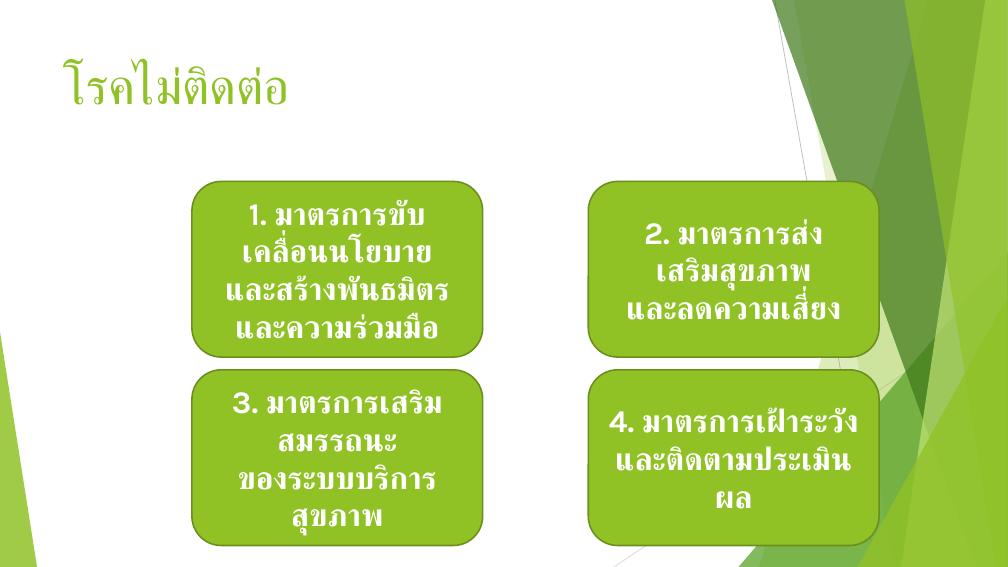
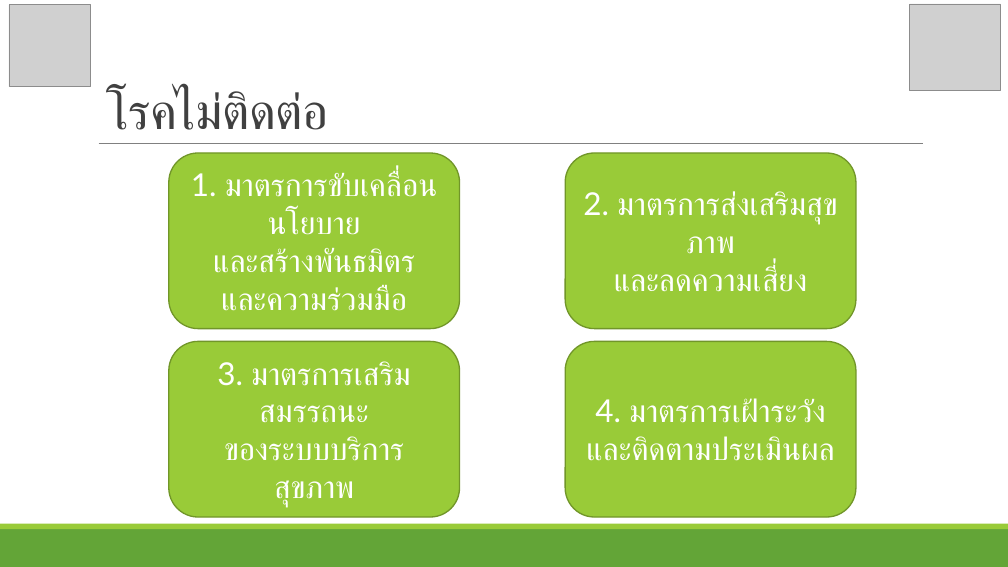
Before and after one commit to joblackpoc/Jobs_SSJ, a slide deck: slide 6 of สสจ.ชุมพร/Region11Policy.pptx. Drawn at 1008x567 pixels with LibreOffice and Linux fonts; fonts in the diff are those of the drawing; grey boxes stand for pictures. Boxes give left, top, right and bottom in pixels: in the first picture for what was removed or moved away, otherwise in the second. Text is boxed around its words. In the diff, an @@ line names an element or a change of style, - is before the commit and + after.

```diff
--- a/สสจ.ชุมพร/Region11Policy.pptx
+++ b/สสจ.ชุมพร/Region11Policy.pptx
@@ picture added at (9, 5, 91, 86) @@
@@ title "โรคไม่ติดต่อ": place and size @@
-title "โรคไม่ติดต่อ" at (64, 65, 290, 105)
+title "โรคไม่ติดต่อ" at (106, 90, 328, 130)
@@ title "โรคไม่ติดต่อ" at (106, 90, 328, 130): font Karla to Lato, text colour #90C226 to #404040, letter spacing 0 to -0.5 pt; line spacing 1 to 0.85; vertical alignment top to bottom @@
@@ picture added at (910, 4, 1000, 91) @@
@@ line added from (99, 144) to (923, 144), #808080 0.5 pt @@
@@ font Karla to Lato, bold off; fill #90C226 to #99CB38; outline #6B901C 1.5 pt to #719629 1.25 pt in 4 elements at (566, 342, 857, 517), (169, 342, 460, 517), (566, 153, 857, 328), (169, 153, 460, 328) @@
@@ rounded rectangle "1. มาตรการขับเคลื่อนนโยบาย": place and size @@
-rounded rectangle "1. มาตรการขับเคลื่อนนโยบาย" at (192, 181, 483, 357)
+rounded rectangle "1. มาตรการขับเคลื่อนนโยบาย" at (169, 153, 460, 328)
@@ rounded rectangle "2. มาตรการส่งเสริมสุขภาพ": place and size @@
-rounded rectangle "2. มาตรการส่งเสริมสุขภาพ" at (588, 181, 879, 357)
+rounded rectangle "2. มาตรการส่งเสริมสุขภาพ" at (566, 153, 857, 328)
@@ group removed at (0, 0, 1008, 567): 5 freeform shapes, 3 triangles, 2 lines @@
@@ rounded rectangle "3. มาตรการเสริมสมรรถนะ": place and size @@
-rounded rectangle "3. มาตรการเสริมสมรรถนะ" at (192, 370, 483, 545)
+rounded rectangle "3. มาตรการเสริมสมรรถนะ" at (169, 342, 460, 517)
@@ rounded rectangle "4. มาตรการเฝ้าระวัง": place and size @@
-rounded rectangle "4. มาตรการเฝ้าระวัง" at (588, 370, 879, 545)
+rounded rectangle "4. มาตรการเฝ้าระวัง" at (566, 342, 857, 517)
@@ rectangle added at (0, 529, 1008, 567), fill #63A537 @@
@@ rectangle added at (0, 524, 1008, 529), fill #99CB38 @@
```
Also in this commit, not shown: 8 other slides changed, 1 slide added, 2 slides removed, 2 other files.
